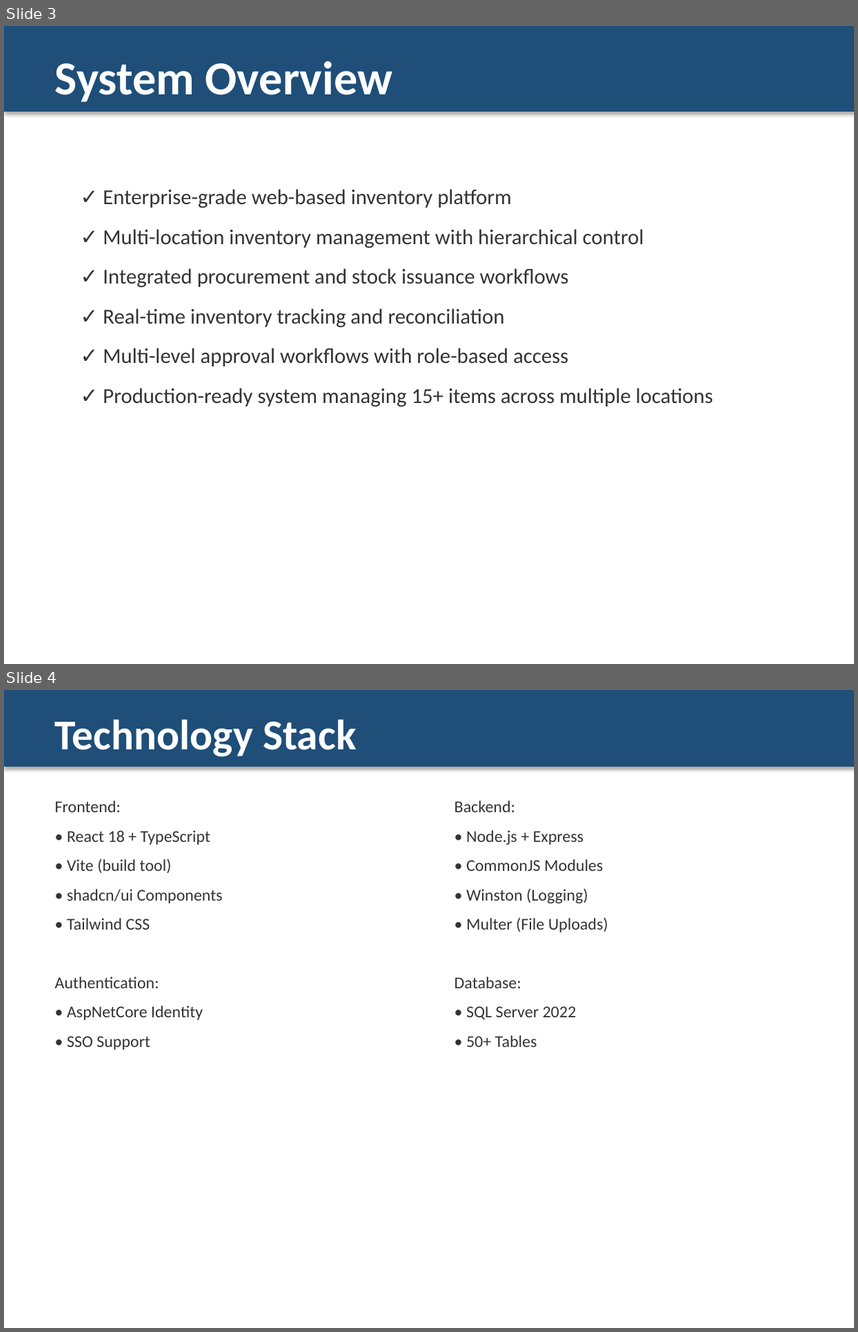
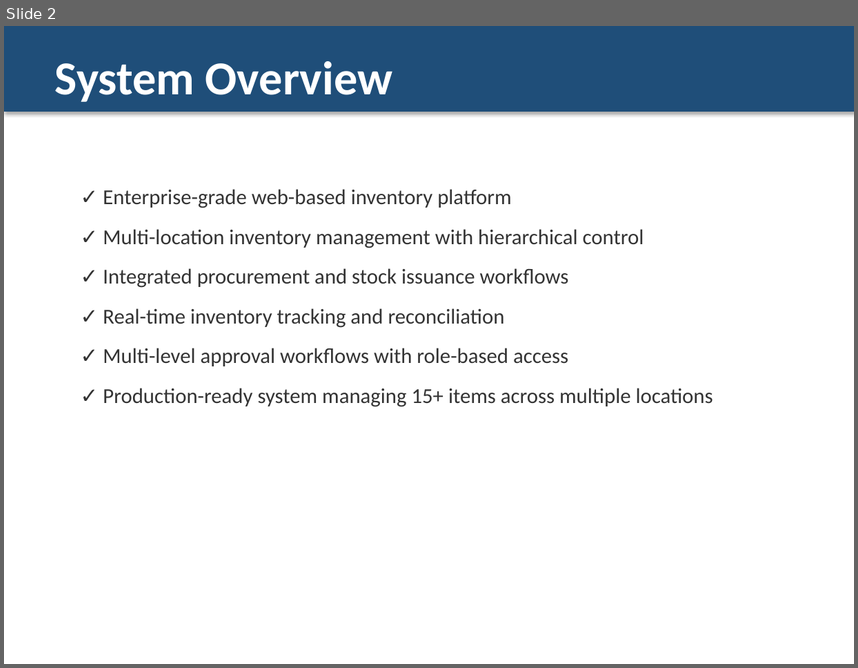
Before and after one commit to syedsanaulhaq/ims-v2, a slide deck: IMS_System_Presentation.pptx. Shown one above the other, each under a label of ours: slides 3 and 4 before the commit, slide 2 after it. The pictures are 858x1332 and 858x668 pixels, drawn with LibreOffice and Linux fonts; fonts in the diff are those of the drawing. Boxes give left, top, right and bottom in pixels: in the first picture for what was removed or moved away, otherwise in the second. Text is boxed around its words. In the diff, an @@ line names an element or a change of style, - is before the commit and + after.

Commit message:
Update presentation diagrams, SQL scripts, and add documentation files

```diff
--- a/IMS_System_Presentation.pptx
+++ b/IMS_System_Presentation.pptx
@@ slide 4 removed at box(4, 690, 854, 1328), background #FFFFFF @@
@@ rectangle removed at box(4, 690, 854, 767) @@
@@ text removed at box(55, 719, 356, 757) @@
-Technology Stack
@@ text removed at box(55, 800, 223, 1049) @@
-Frontend:
-• React 18 + TypeScript
-• Vite (build tool)
-• shadcn/ui Components
-• Tailwind CSS
-Authentication:
-• AspNetCore Identity
-• SSO Support
@@ text removed at box(455, 800, 608, 1047) @@
-Backend:
-• Node.js + Express
-• CommonJS Modules
-• Winston (Logging)
-• Multer (File Uploads)
-Database:
-• SQL Server 2022
-• 50+ Tables
@@ what was slide 3 is now slide 2 @@
```
Also in this commit, not shown: 1 slide changed, 7 other slides removed, 15 other files.
